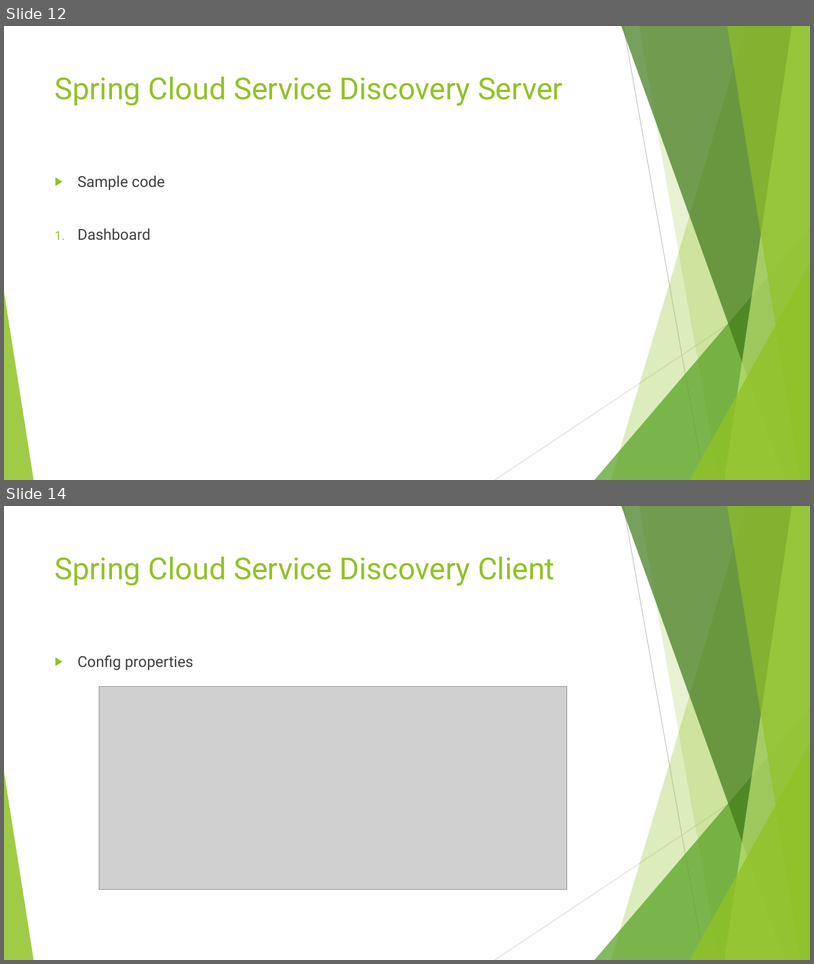
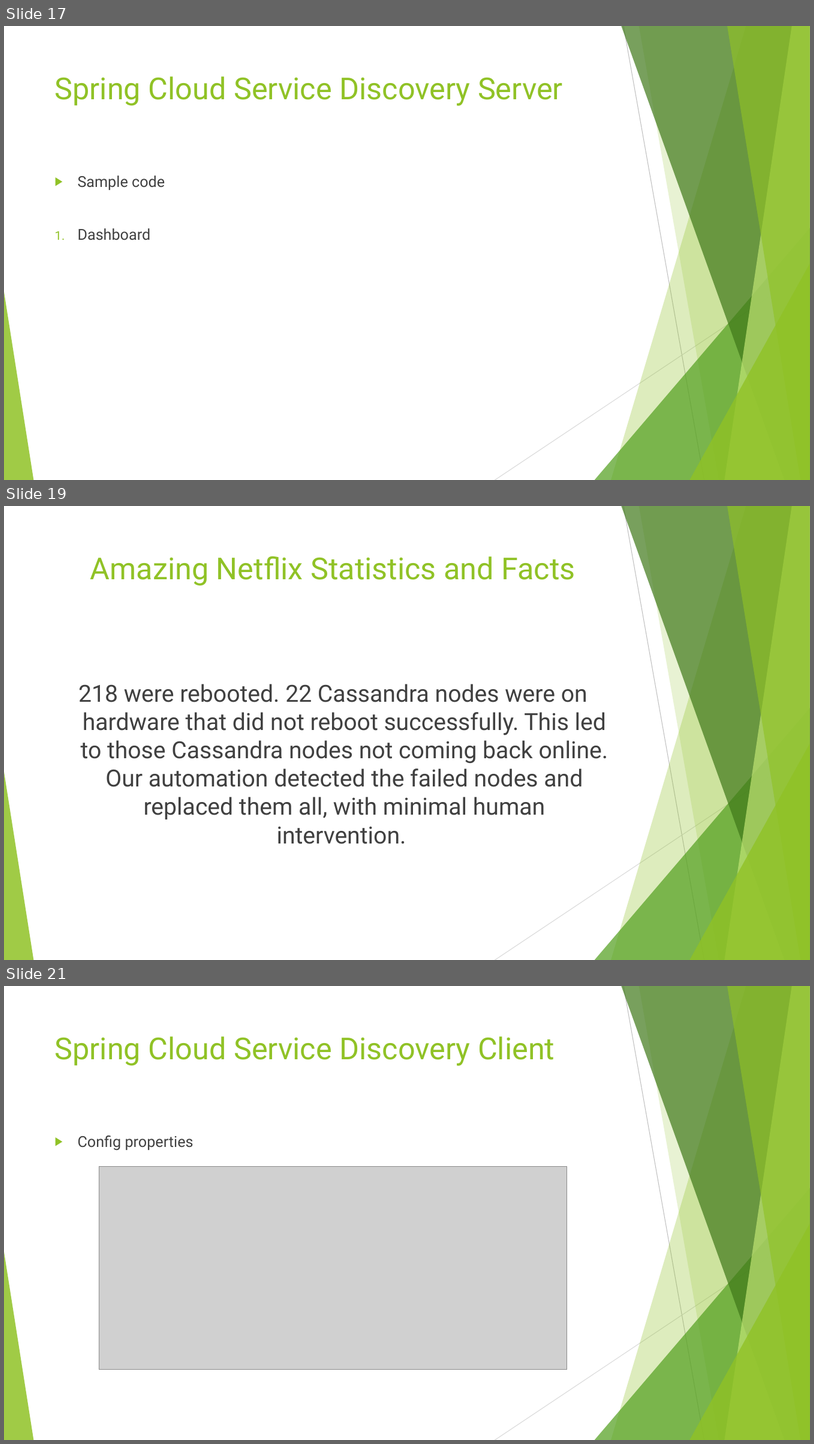
Before and after one commit to brrshh/configuration, a slide deck: Spring Cloud.pptx. Shown one above the other, each under a label of ours: slides 12 and 14 before the commit, slides 17, 19 and 21 after it; the slides between them are not shown. The pictures are 814x964 and 814x1444 pixels, drawn with LibreOffice and Linux fonts; fonts in the diff are those of the drawing; grey boxes stand for pictures. Boxes give left, top, right and bottom in pixels: in the first picture for what was removed or moved away, otherwise in the second. Text is boxed around its words. In the diff, an @@ line names an element or a change of style, - is before the commit and + after.

```diff
--- a/Spring Cloud.pptx
+++ b/Spring Cloud.pptx
@@ slide 19 added at box(4, 506, 810, 960), background #FFFFFF; not listed: 10 template elements that a slide beside it also shows @@
@@ title added at box(90, 556, 575, 586), 36 pt, text #90C226 @@
+Amazing Netflix Statistics and Facts
@@ text added at box(78, 684, 609, 844), 28 pt, text #404040 @@
+218 were rebooted. 22 Cassandra nodes were on hardware that did not reboot successfully. This led to those Cassandra nodes not coming back online. Our automation detected the failed nodes and replaced them all, with minimal human intervention.
@@ what was slide 12 is now slide 17 @@
@@ what was slide 14 is now slide 21 @@
```
Also in this commit, not shown: 8 slides changed, 9 other slides added, 29 other files.
